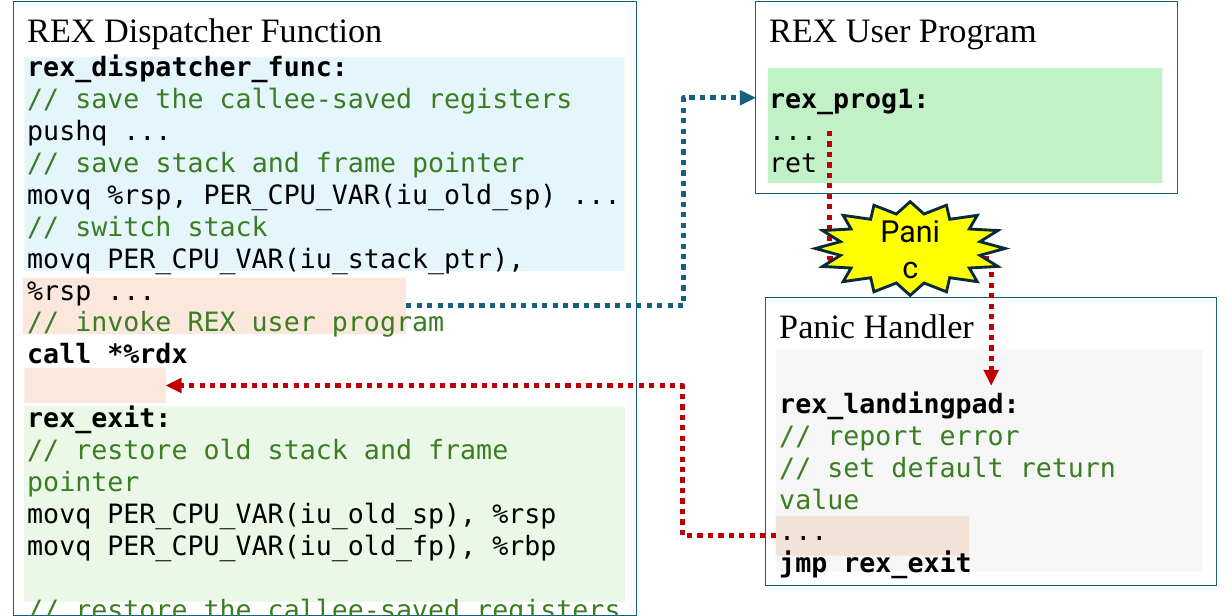
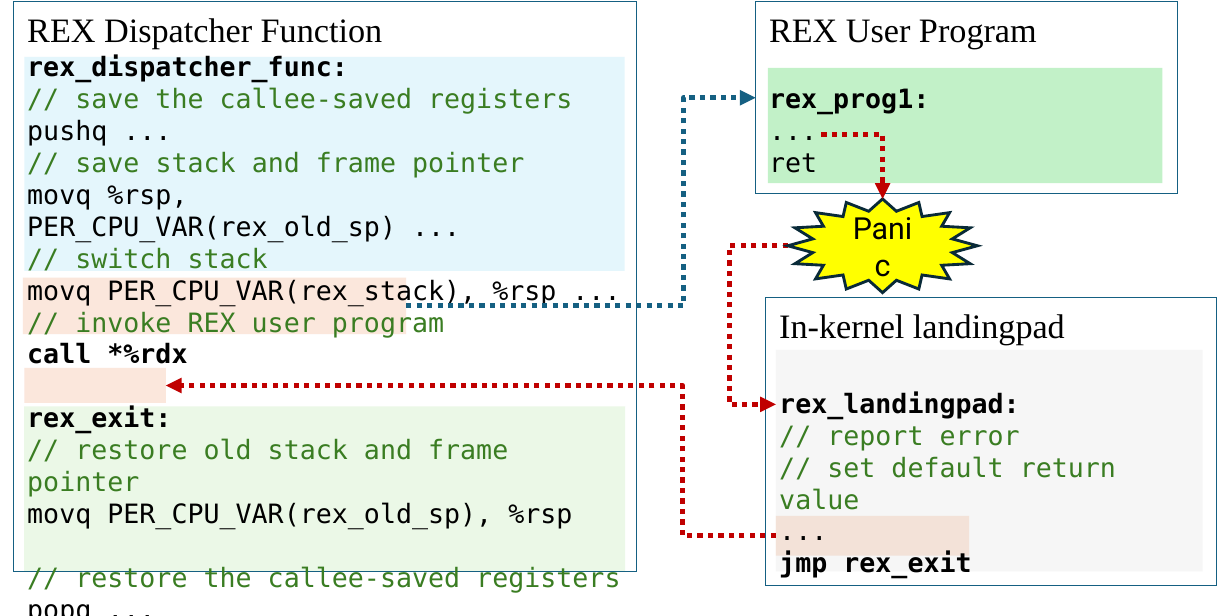
Before and after one commit to upgautamvt/publish-paper, a slide deck: slide 1 of figs/exception_handling.pptx. Drawn at 1232x616 pixels with LibreOffice and Linux fonts; fonts in the diff are those of the drawing. Boxes give left, top, right and bottom in pixels: in the first picture for what was removed or moved away, otherwise in the second. Text is boxed around its words. In the diff, an @@ line names an element or a change of style, - is before the commit and + after.

```diff
--- a/figs/exception_handling.pptx
+++ b/figs/exception_handling.pptx
@@ rectangle "REX Dispatcher Function": place and size @@
-rectangle "REX Dispatcher Function" at box(14, 1, 637, 616)
+rectangle "REX Dispatcher Function" at box(14, 1, 637, 571)
@@ elbow arrow added from (821, 134) to (883, 198), #C00000 2.75 pt dashed @@
@@ text in rectangle at box(27, 185, 396, 241): text changed @@
-movq %rsp, PER_CPU_VAR(iu_old_sp) ...
+movq %rsp, PER_CPU_VAR(rex_old_sp) ...
@@ star "Panic": place and size @@
-star "Panic" at box(816, 201, 1006, 294)
+star "Panic" at box(787, 198, 977, 292)
@@ elbow arrow moved from (830, 131) - (991, 386) to (787, 246) - (776, 404) @@
@@ text in rectangle at box(27, 279, 556, 305): text changed @@
-movq PER_CPU_VAR(iu_stack_ptr), %rsp ...
+movq PER_CPU_VAR(rex_stack), %rsp ...
@@ text in rectangle at box(779, 314, 1065, 345): text changed @@
-Panic Handler
+In-kernel landingpad
@@ rectangle: place and size @@
-rectangle at box(25, 407, 626, 602)
+rectangle at box(25, 407, 626, 572)
@@ text in rectangle at box(27, 502, 572, 529): text changed @@
-movq PER_CPU_VAR(iu_old_sp), %rsp
-movq PER_CPU_VAR(iu_old_fp), %rbp
+movq PER_CPU_VAR(rex_old_sp), %rsp
```
Also in this commit, not shown: 1 other file.
